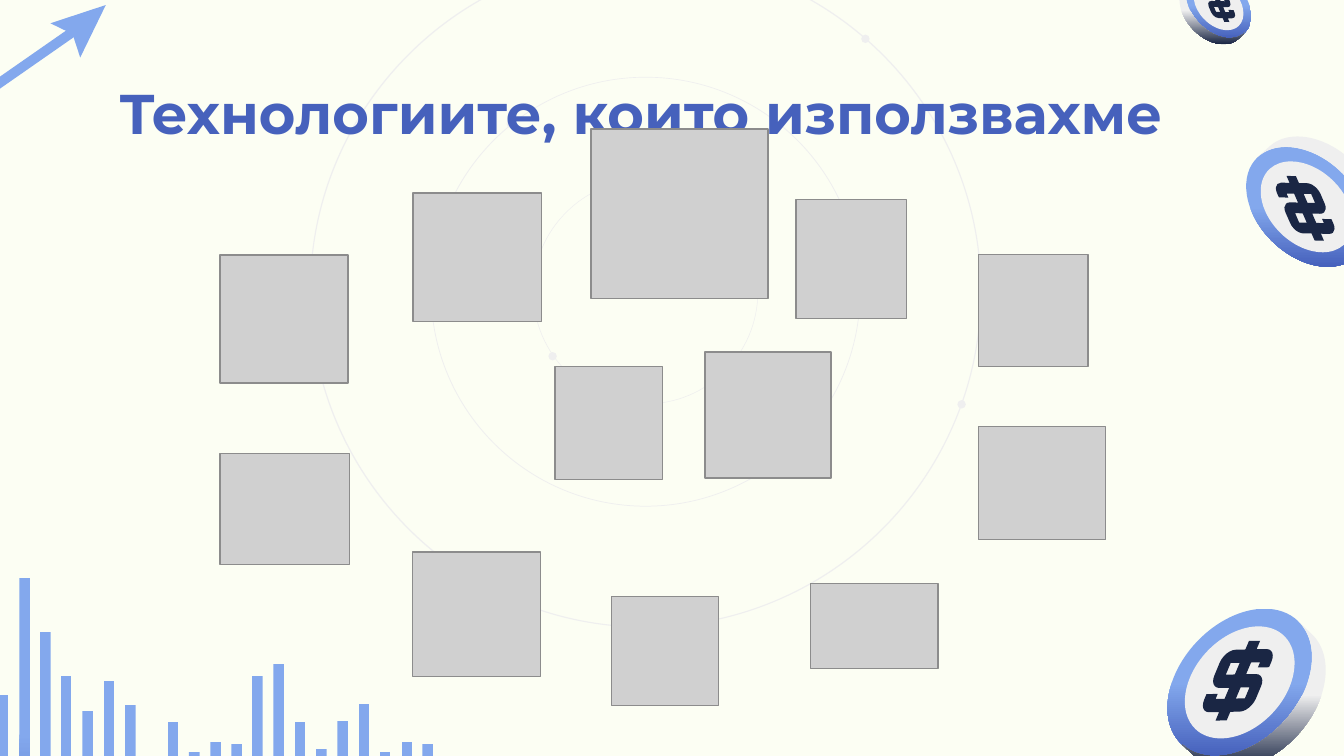
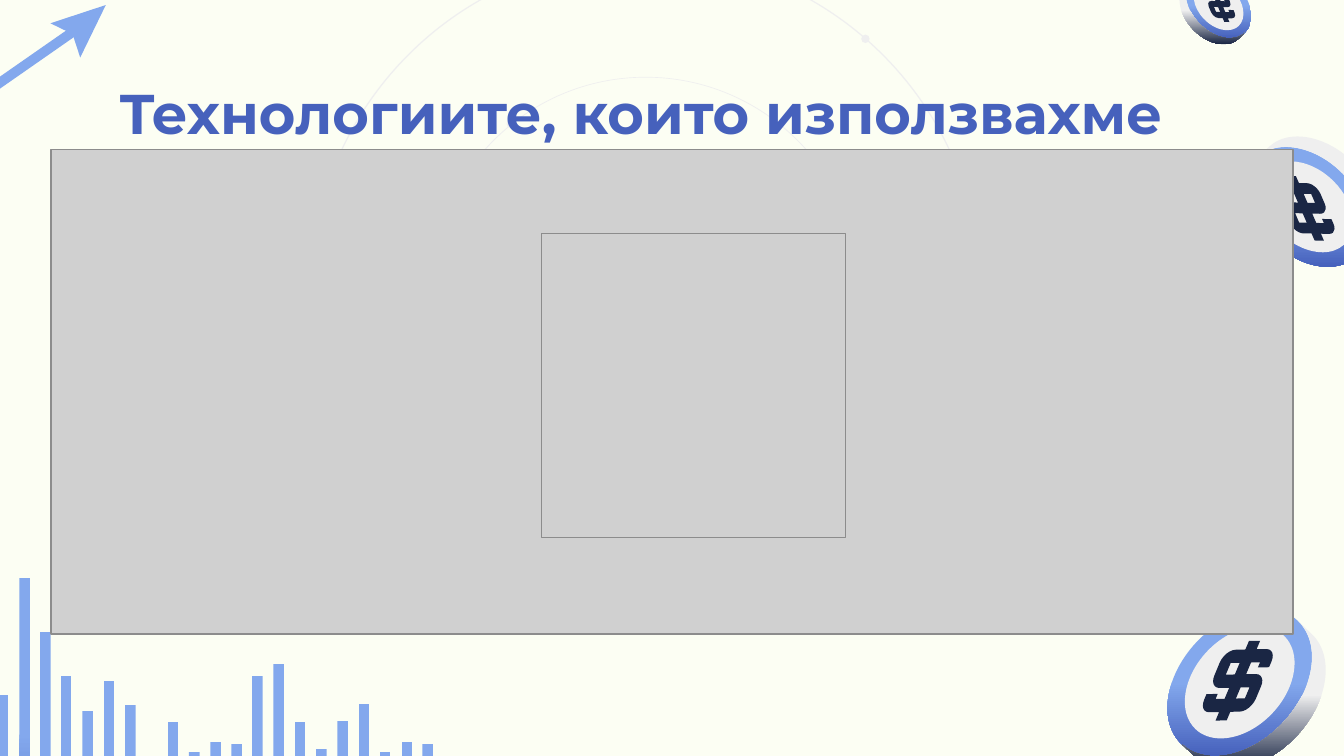
Before and after one commit to KKIvanov22/FMS, a slide deck: slide 3 of documentation/205_presentation.pptx. Drawn at 1344x756 pixels with LibreOffice and Linux fonts; fonts in the diff are those of the drawing; grey boxes stand for pictures. Boxes give left, top, right and bottom in pixels: in the first picture for what was removed or moved away, otherwise in the second. Text is boxed around its words. In the diff, an @@ line names an element or a change of style, - is before the commit and + after.

```diff
--- a/documentation/205_presentation.pptx
+++ b/documentation/205_presentation.pptx
@@ picture added at box(51, 149, 1293, 633) @@
@@ picture removed at box(591, 129, 769, 298) @@
@@ freeform shape removed at box(534, 179, 758, 403) @@
@@ picture removed at box(413, 194, 542, 323) @@
@@ picture removed at box(796, 200, 906, 319) @@
@@ picture added at box(542, 234, 845, 538) @@
@@ picture removed at box(220, 255, 348, 383) @@
@@ picture removed at box(978, 254, 1089, 366) @@
@@ freeform shape removed at box(548, 352, 556, 360) @@
@@ picture removed at box(706, 352, 832, 478) @@
@@ picture removed at box(555, 367, 663, 480) @@
@@ freeform shape removed at box(957, 401, 965, 409) @@
@@ picture removed at box(978, 426, 1106, 539) @@
@@ picture removed at box(220, 454, 349, 564) @@
@@ picture removed at box(413, 552, 540, 677) @@
@@ picture removed at box(612, 597, 719, 706) @@
@@ picture removed at box(810, 583, 938, 668) @@
```
Also in this commit, not shown: 1 other file.
